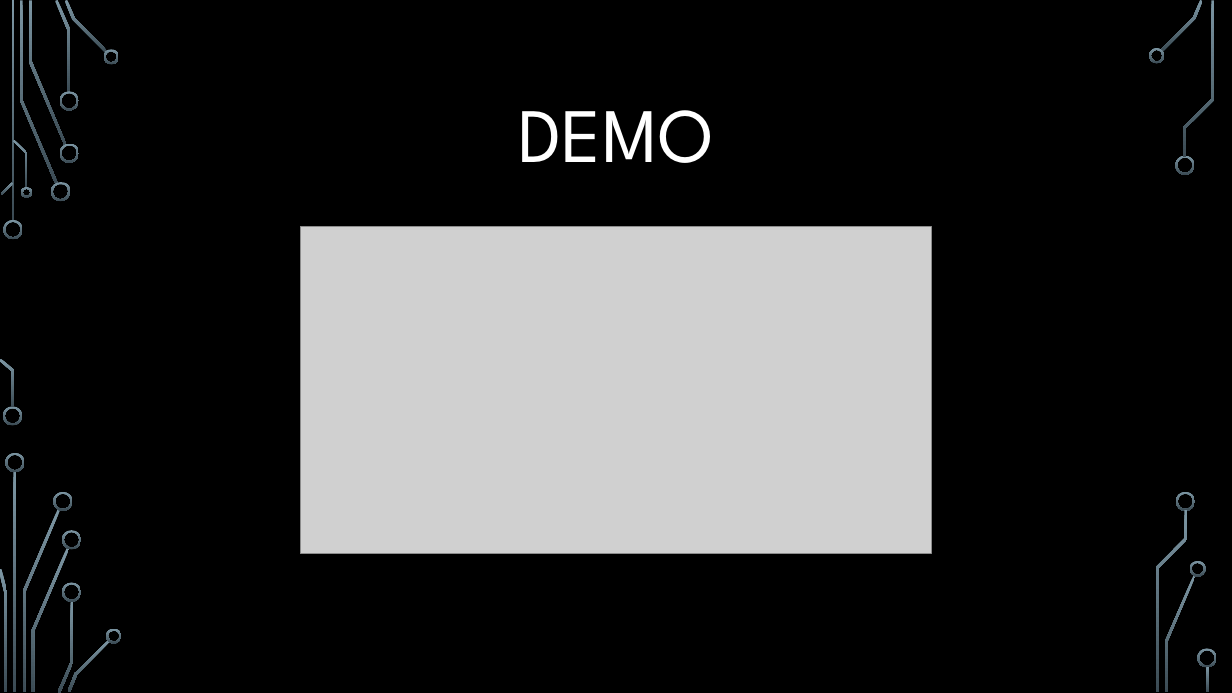
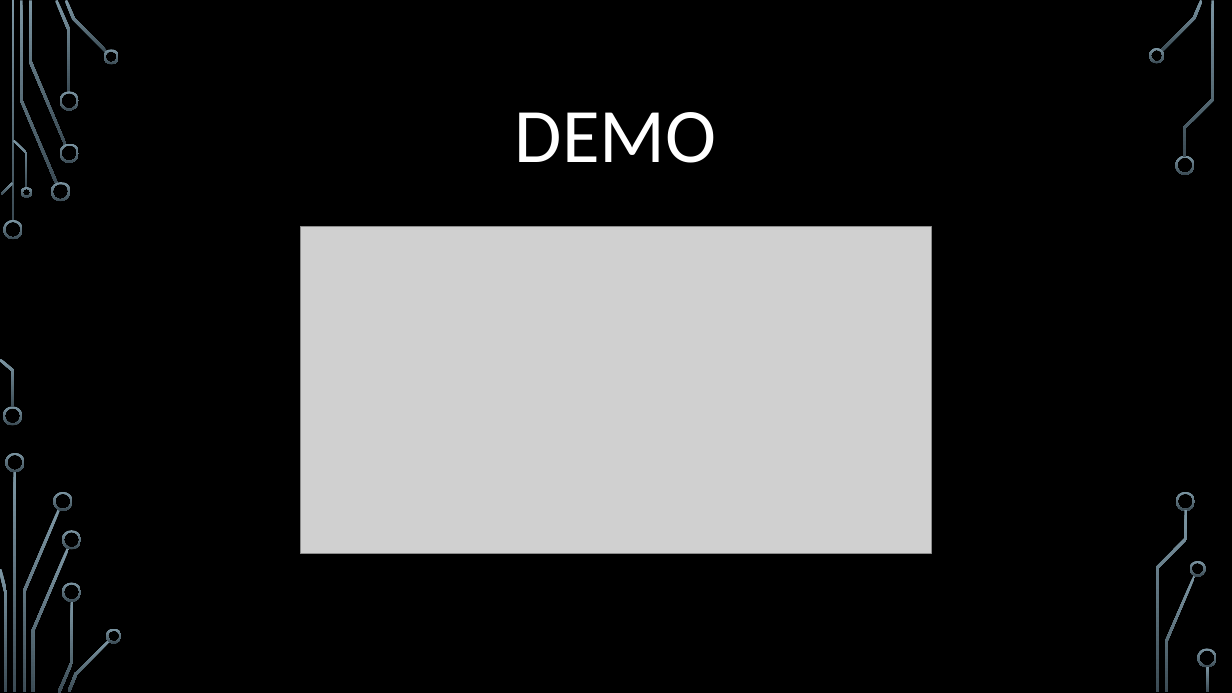
Before and after one commit to jessethd/EthicalHackingFinal, a slide deck: slide 10 of Presentation.pptx (slide 12 before the commit). Drawn at 1232x693 pixels with LibreOffice and Linux fonts; fonts in the diff are those of the drawing; grey boxes stand for pictures; background and template pictures are left out. Boxes give left, top, right and bottom in pixels: in the first picture for what was removed or moved away, otherwise in the second. Text is boxed around its words. In the diff, an @@ line names an element or a change of style, - is before the commit and + after.

```diff
--- a/Presentation.pptx
+++ b/Presentation.pptx
@@ title "DEMO" at bbox=[515, 112, 717, 163]: font League Spartan to Calibri @@
```
Also in this commit, not shown: 11 other slides changed.
